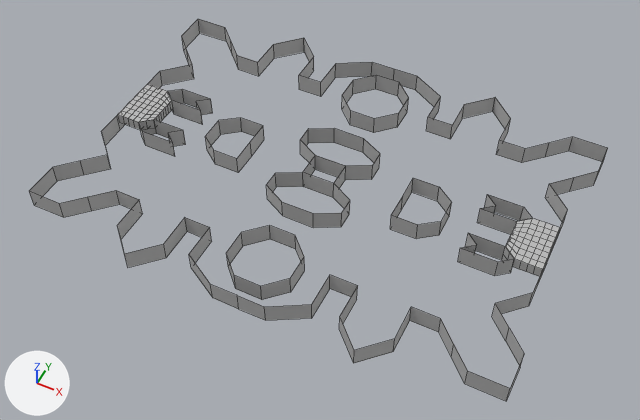
One commit to the FBX model Assets/Models/Map/Map.fbx: the scene before it, then after it.
Rendered twice from a 50 mm camera at (121.0, -247.0, 282.0) aimed at (5.0, -13.0, -10.0). Lighting does not change. The marker at lower left points along +X, +Y and +Z. Mesh edges are drawn as thin lines. Where no turn or scale is listed for an object, it has been applied to the vertices. Vertices at the same position are counted once.

In view in the first picture: 'FullMap'.
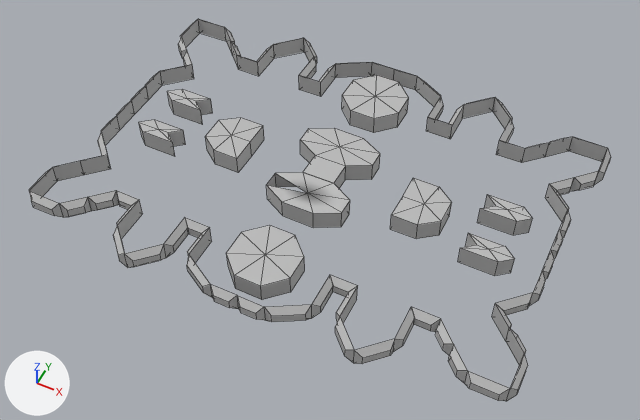
Where the change shows, as pixel boxes (x1, y1, x2, y2) in the pictures (640 x 420 px):
'FullMap', reshaped
    before: (29, 19, 608, 401)
    after: (29, 19, 611, 401)
part 1 of me_mesh, deleted
    before: (504, 218, 560, 277)
part 2 of me_mesh, deleted
    before: (118, 84, 173, 130)
part 3 of me_mesh, built on
    before: (506, 137, 608, 401)
    after: (29, 21, 611, 401)
part 4 of me_mesh, added
    after: (267, 128, 380, 213)
part 5 of me_mesh, added
    after: (392, 178, 452, 225)
part 6 of me_mesh, added
    after: (205, 118, 263, 159)

The change, as a diff of the scene's bpy script:
```diff
--- a/Assets/Models/Map/Map.fbx.py
+++ b/Assets/Models/Map/Map.fbx.py
@@ me_mesh @@
 # used by ob_fullmap; location = (1.6, -2.3, 0.0)
-me_mesh.from_pydata(...)  # 686 vertices, 392 faces; spans x -107.0..107.0, y -79.0..79.0, z -5.0..5.0
+me_mesh.from_pydata(...)  # 732 vertices, 575 faces; spans x -110.0..110.0, y -79.0..79.0, z -5.0..5.0
+# me_mesh part 1: the loose piece of 126 vertices spanning x 85.0..102.0, y -11.0..13.0, z -1.0..4.0 is deleted
+# me_mesh part 2: the loose piece of 126 vertices spanning x -102.0..-85.0, y -11.0..13.0, z -1.0..4.0 is deleted
+# me_mesh part 3: 10 vertices removed from x 84.0..107.0, y -68.0..68.0, z -5.0..4.0; 304 vertices added at x -110.0..110.0, y -79.0..79.0, z -5.0..4.0
+# me_mesh part 4: 2 vertices added at x 0.0, y -16.0..15.0, z 4.0..5.0
+# me_mesh part 5: 1 vertex added at x 46.0, y 0.0, z 4.0
+# me_mesh part 6: 1 vertex added at x -47.0, y 0.0, z 4.0
 me_mesh.materials.append(mat_lambert1)
```
